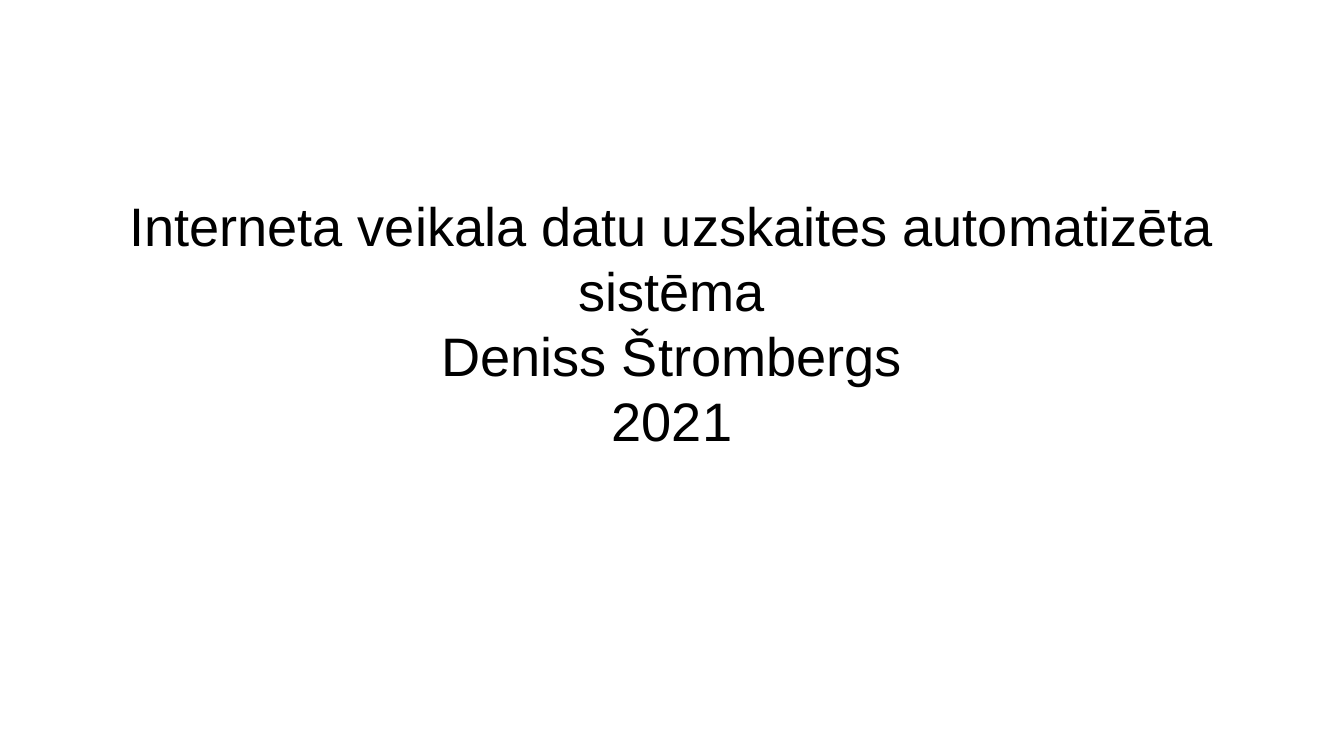
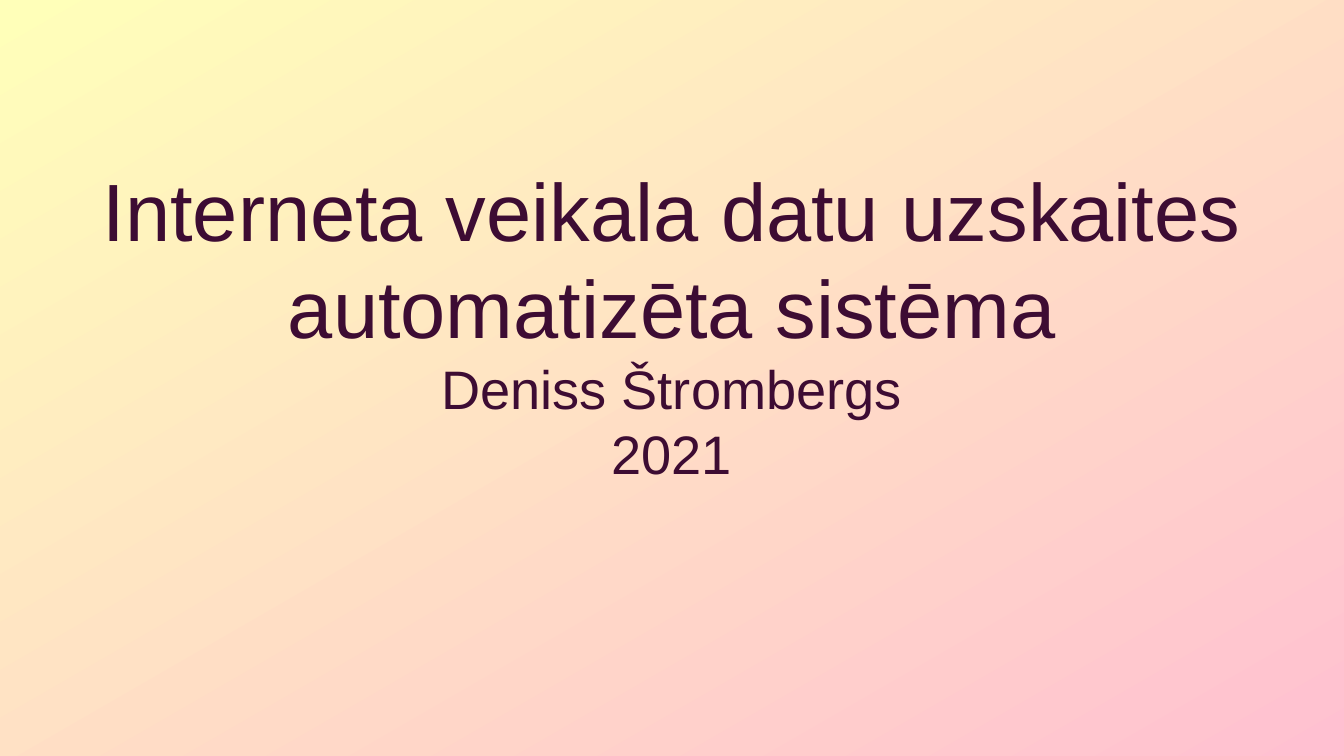
Before and after one commit to rvtprog-kval-21/d41-DenissStrombergs-InternetaVeikalaDatuUzskaitesAutomatizetaSistema, a slide deck: slide 1 of documentation/presentation.pptx. Drawn at 1344x756 pixels with LibreOffice and Linux fonts; fonts in the diff are those of the drawing. Boxes give left, top, right and bottom in pixels: in the first picture for what was removed or moved away, otherwise in the second. Text is boxed around its words. In the diff, an @@ line names an element or a change of style, - is before the commit and + after.

```diff
--- a/documentation/presentation.pptx
+++ b/documentation/presentation.pptx
@@ background #FFFFFF to gradient #FFFFB9 to #FFC0D1 @@
@@ text "Interneta veikala datu uzskaites automatizēta ..." at <box>103,182,1241,475</box>: size 32 to 48 pt in "Interneta veikala datu uzskaites automatizēta sistēma"; text colour #000000 to #3D0C33 @@
```
Also in this commit, not shown: 4 other slides changed, 4 slides added, 4 slides removed, 48 other files.
